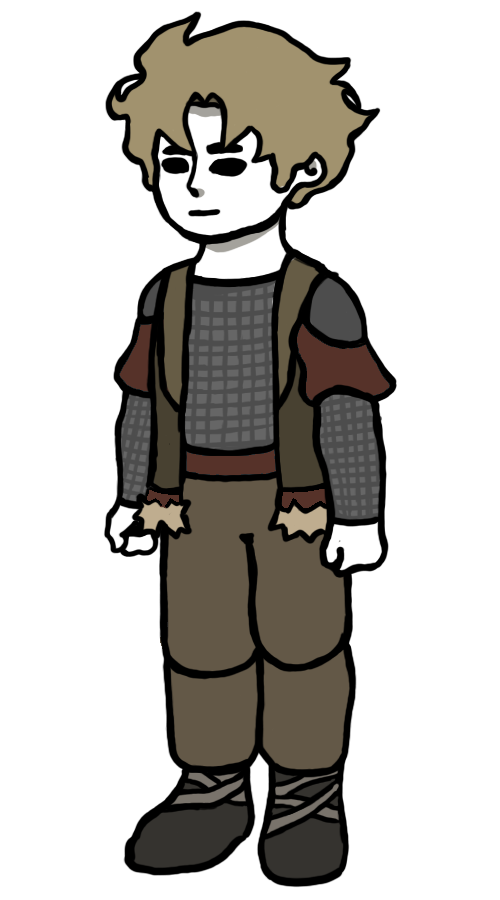
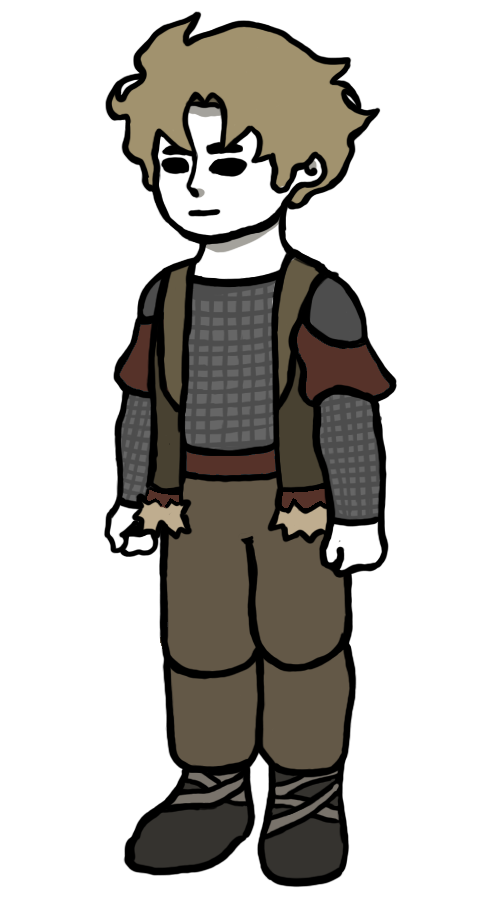
Two versions of the same layered image (500 × 900). Layer-by-layer changes:
painted on "писька" over [left=238, top=532, right=255, bottom=544]
